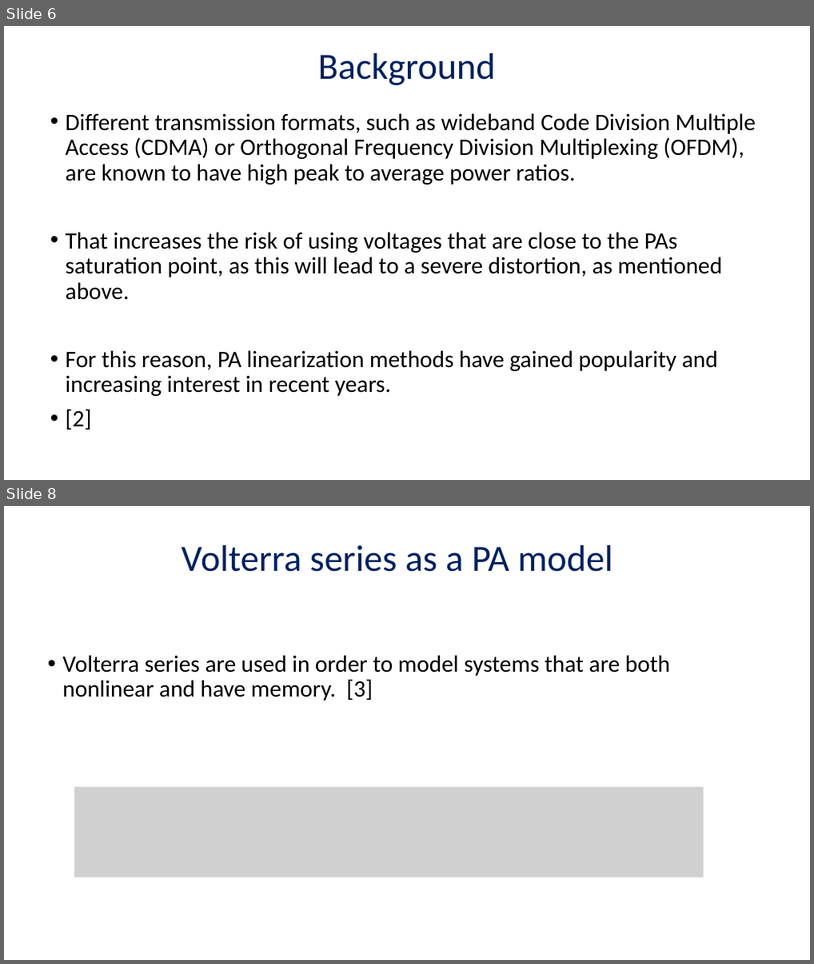
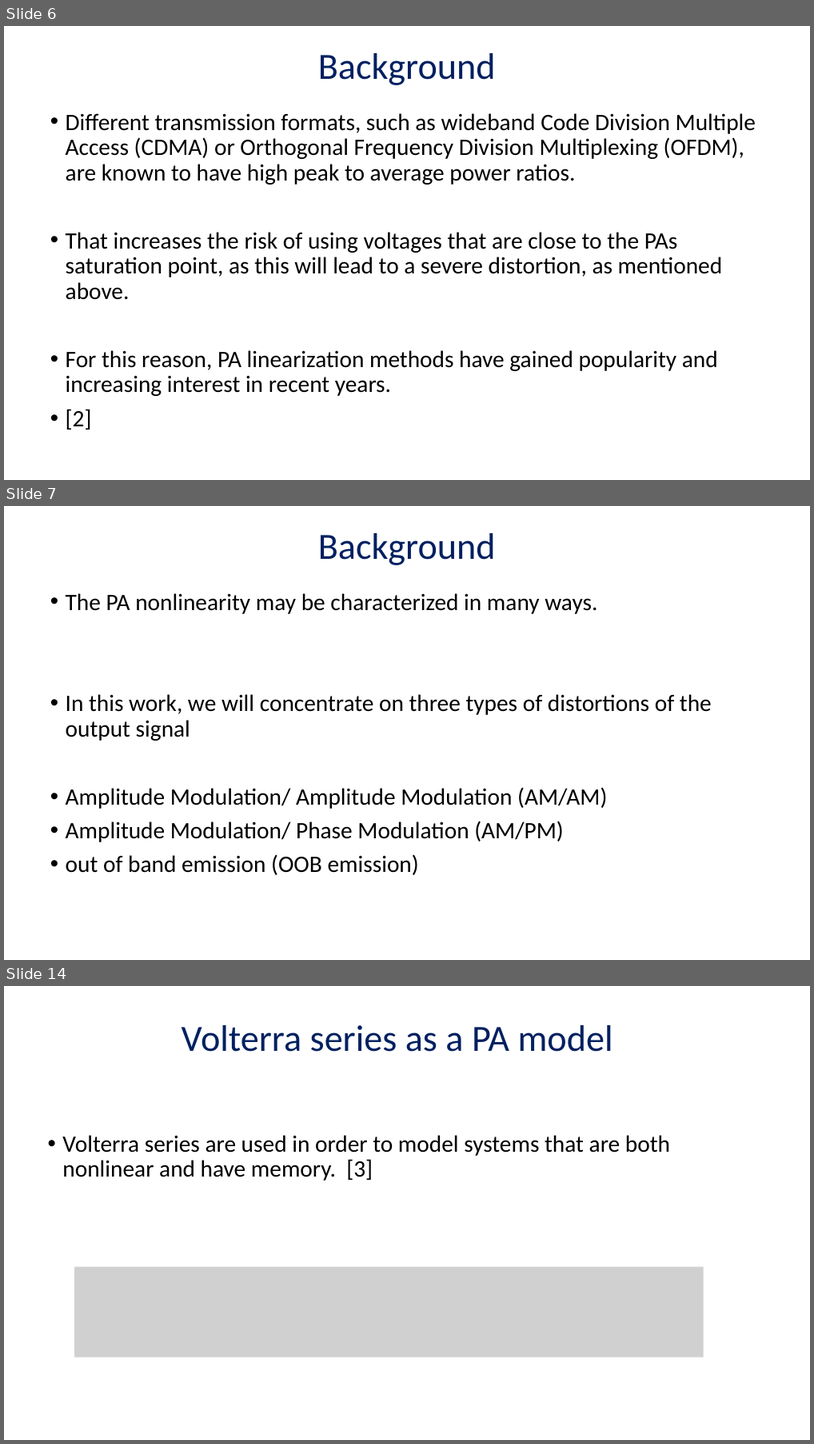
Before and after one commit to AdirCN/DPD, a slide deck: documents/Final Presentation.pptx. Shown one above the other, each under a label of ours: slides 6 and 8 before the commit, slides 6, 7 and 14 after it; the slides between them are not shown. The pictures are 814x964 and 814x1444 pixels, drawn with LibreOffice and Linux fonts; fonts in the diff are those of the drawing; grey boxes stand for pictures. Boxes give left, top, right and bottom in pixels: in the first picture for what was removed or moved away, otherwise in the second. Text is boxed around its words. In the diff, an @@ line names an element or a change of style, - is before the commit and + after.

```diff
--- a/documents/Final Presentation.pptx
+++ b/documents/Final Presentation.pptx
@@ slide 7 added at (4, 506, 810, 960), background #FFFFFF @@
@@ text added at (318, 533, 496, 565), 44 pt, text #002060 @@
+Background
@@ text added at (66, 593, 712, 875), 28 pt, text #000000 @@
+• The PA nonlinearity may be characterized in many ways.
+• In this work, we will concentrate on three types of distortions of the output signal
+• Amplitude Modulation/ Amplitude Modulation (AM/AM)
+• Amplitude Modulation/ Phase Modulation (AM/PM)
+• out of band emission (OOB emission)
@@ what was slide 8 is now slide 14 @@
```
Also in this commit, not shown: 3 slides changed, 11 other slides added, 3 slides removed, 2 other files.
